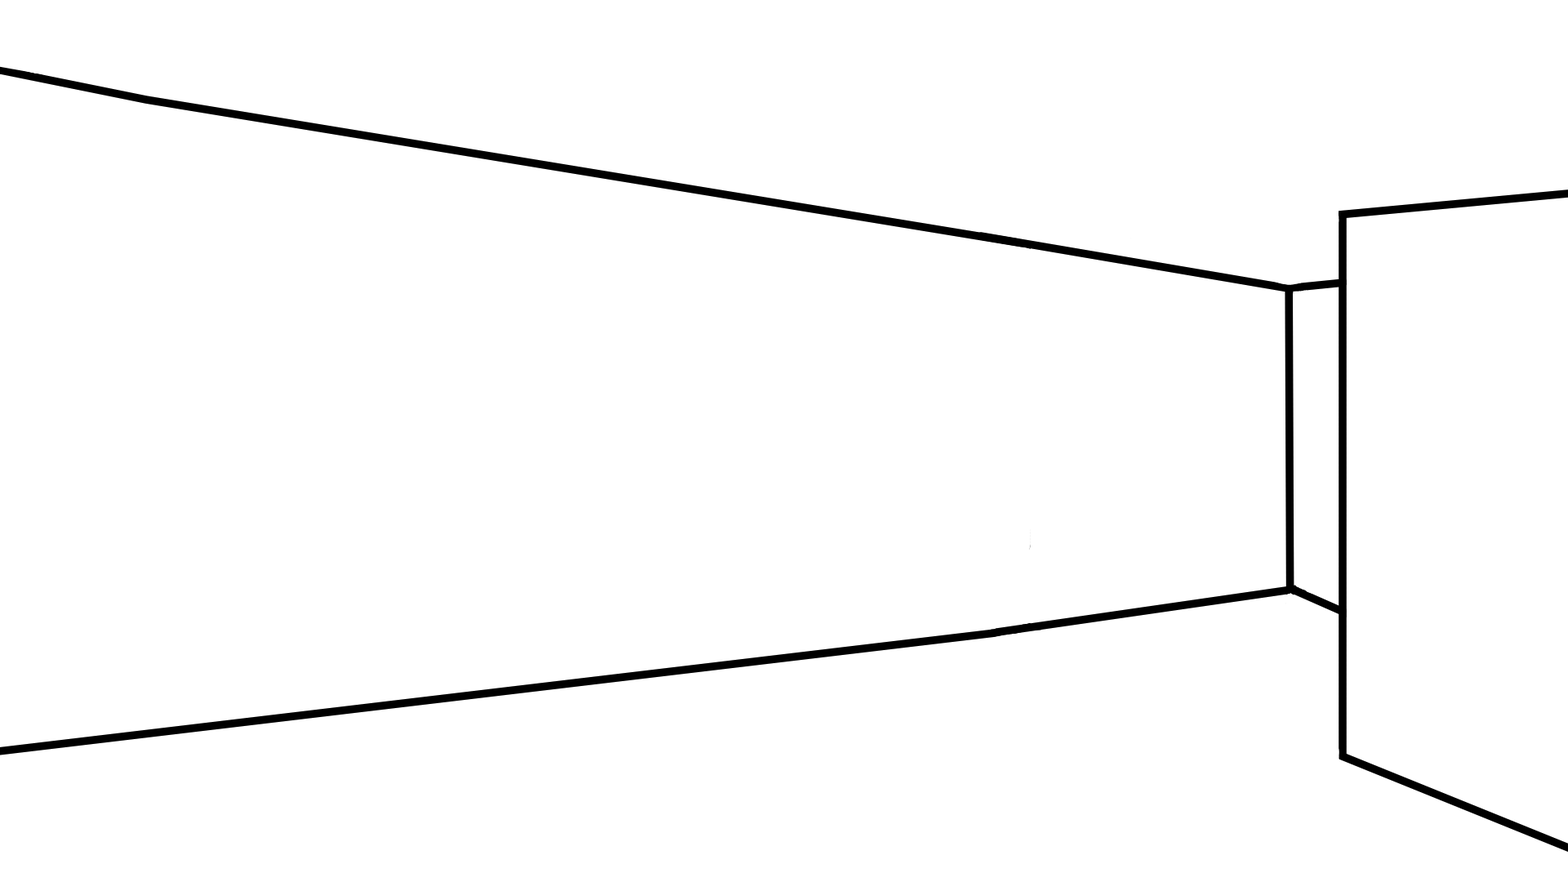
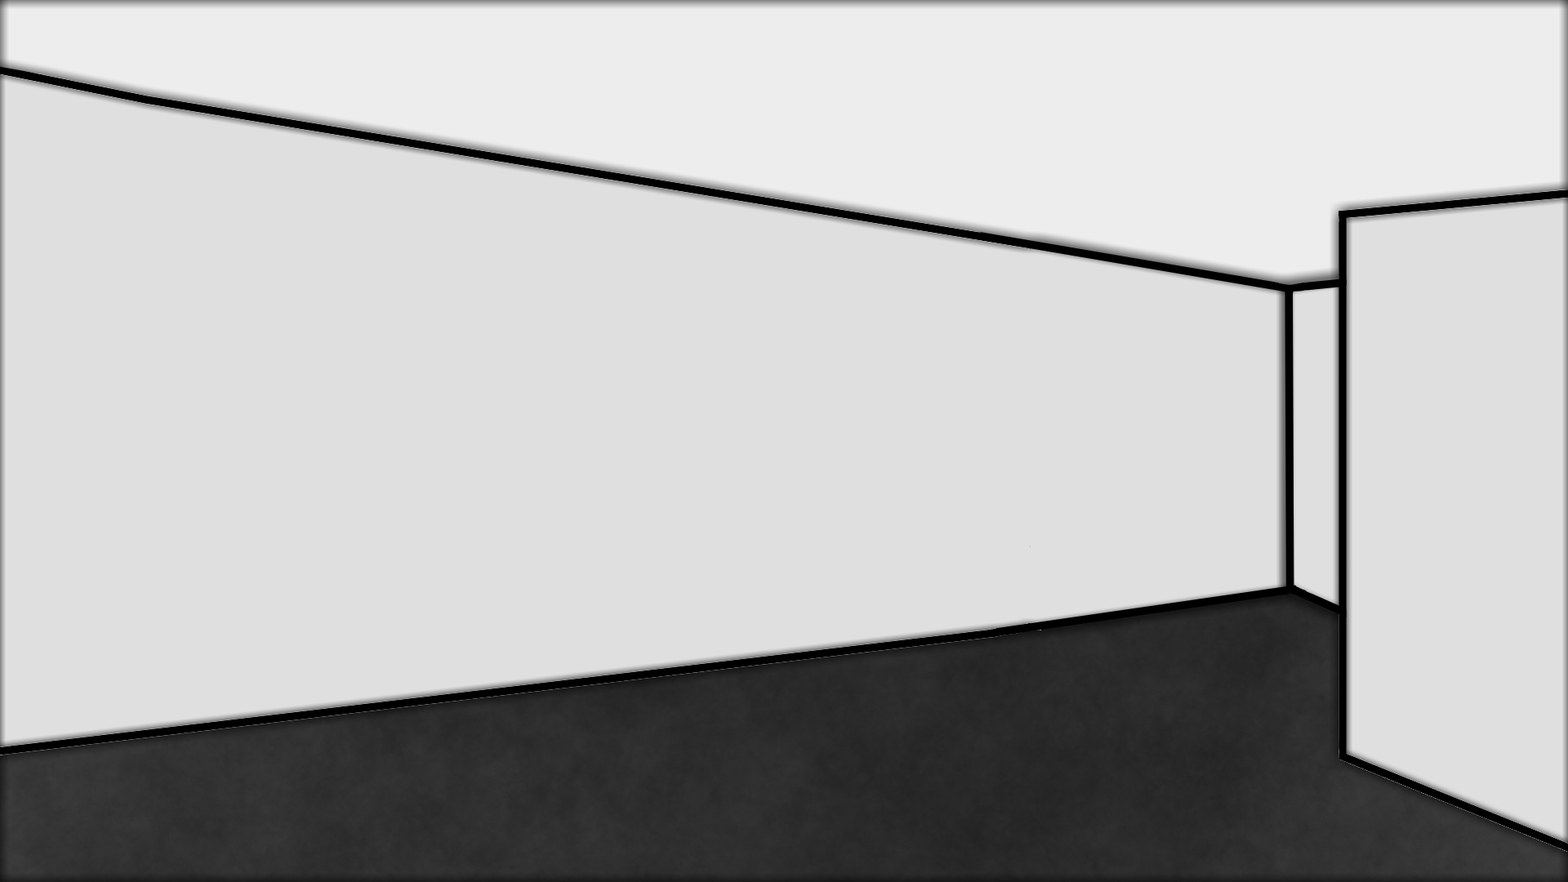
Revision of a layered 1568px x 882px image; what changed, layer by layer:
painted on "Paint Layer 8" over [0, 52, 1412, 784]
painted on "Paint Layer 7" over [940, 209, 1412, 732]
painted on "Paint Layer 6" over [0, 0, 1568, 882]